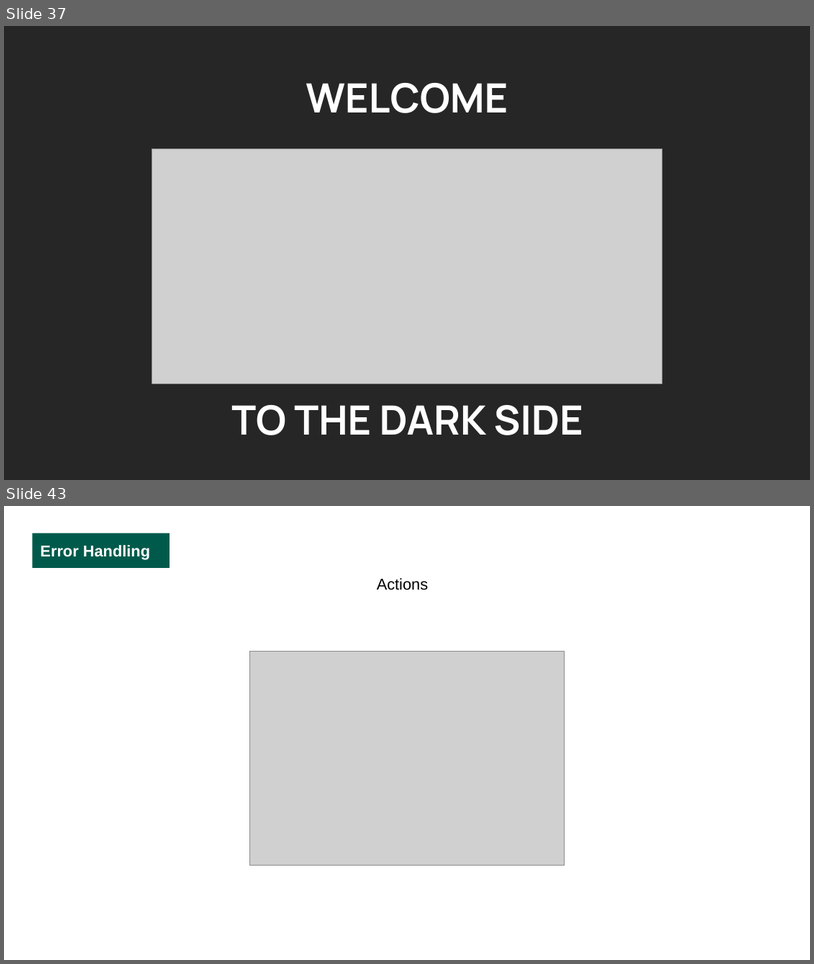
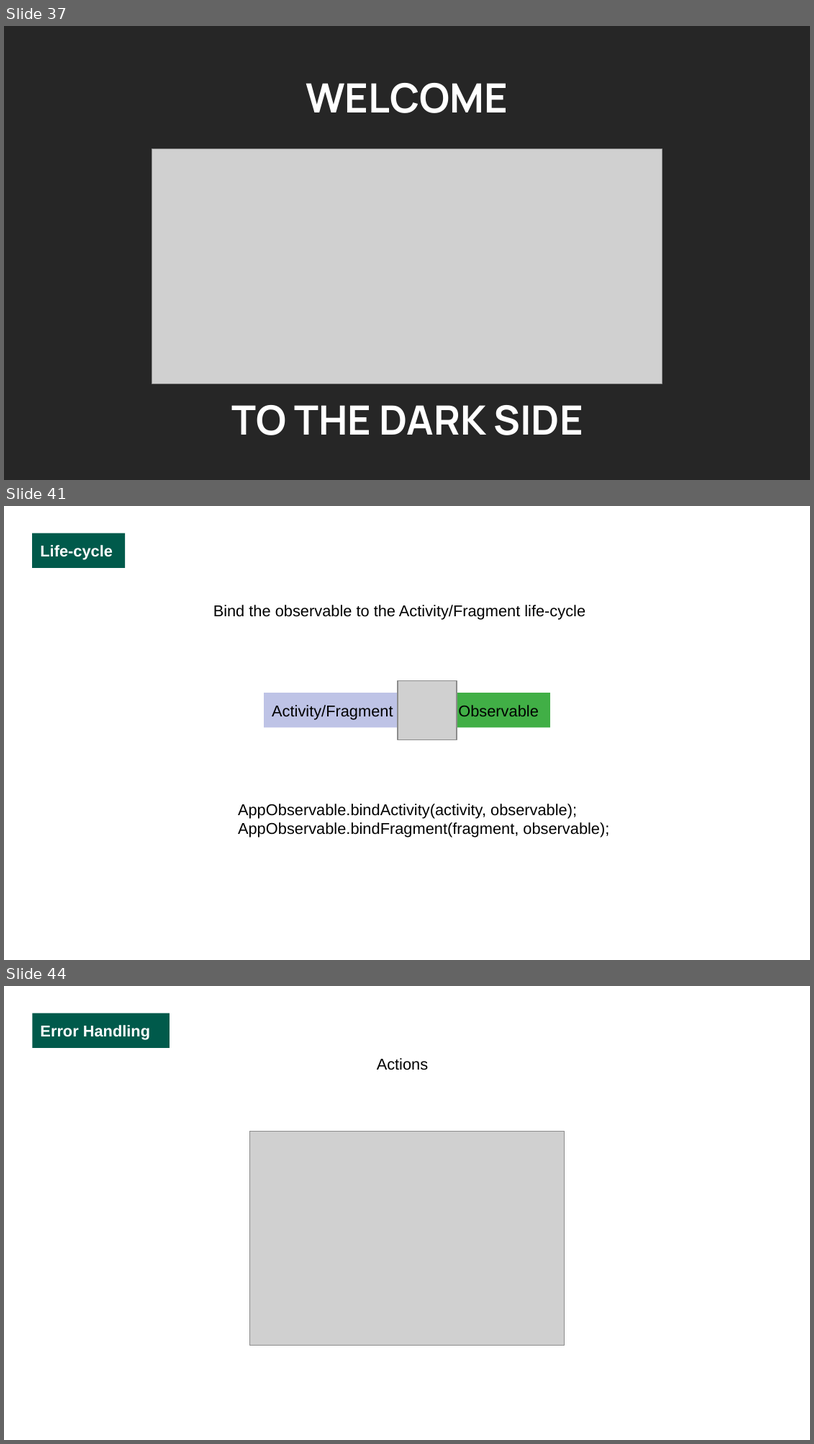
Before and after one commit to luciapayo/DroidconPresentation, a slide deck: Presentation/DroidconRx.potx.pptx. Shown one above the other, each under a label of ours: slides 37 and 43 before the commit, slides 37, 41 and 44 after it; the slides between them are not shown. The pictures are 814x964 and 814x1444 pixels, drawn with LibreOffice and Linux fonts; fonts in the diff are those of the drawing; grey boxes stand for pictures; background and template pictures are left out. Boxes give left, top, right and bottom in pixels: in the first picture for what was removed or moved away, otherwise in the second. Text is boxed around its words. In the diff, an @@ line names an element or a change of style, - is before the commit and + after.

Commit message:
Logs and hot/cold observables

```diff
--- a/Presentation/DroidconRx.potx.pptx
+++ b/Presentation/DroidconRx.potx.pptx
@@ slide 41 added at bbox=[4, 506, 810, 960], background picture (left out) @@
@@ rectangle added at bbox=[32, 533, 125, 568], fill #005A4B, 14 pt, text #FFFFFF, bold @@
+Life-cycle
@@ text added at bbox=[214, 605, 586, 620], 14 pt, text #000000 @@
+Bind the observable to the Activity/Fragment life-cycle
@@ rectangle added at bbox=[264, 692, 404, 727], fill #BEC3E6, 14 pt, text #000000 @@
+Activity/Fragment
@@ picture added at bbox=[398, 680, 456, 739] @@
@@ rectangle added at bbox=[450, 692, 550, 727], fill #41AF46, 14 pt, text #000000 @@
+Observable
@@ text added at bbox=[238, 803, 610, 837], 14 pt, text #000000 @@
+AppObservable.bindActivity(activity, observable);
+AppObservable.bindFragment(fragment, observable);
@@ what was slide 43 is now slide 44 @@
```
Also in this commit, not shown: 16 slides changed, 8 other slides added, 3 slides removed, 2 other files.
